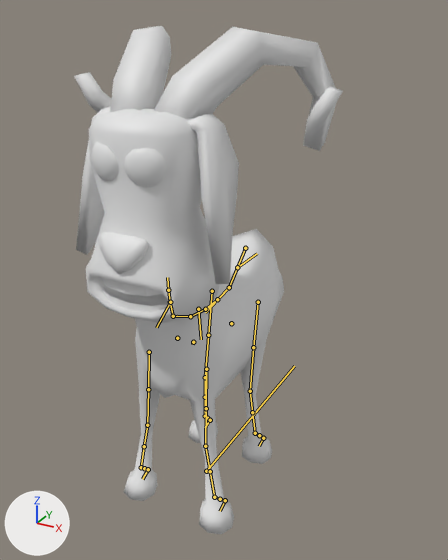
One commit to the FBX model Assets/Blender/rig.fbx: the scene before it, then after it.
Camera for both pictures: a 50 mm lens placed at (1.096, -1.838, 1.841), pointed at (0.083, 0.005, 0.92). Arrows for +X, +Y and +Z are at lower left; the lights stay in place. The bones that bend it are drawn over the model as lines. Materials are left out; every surface is plain grey.
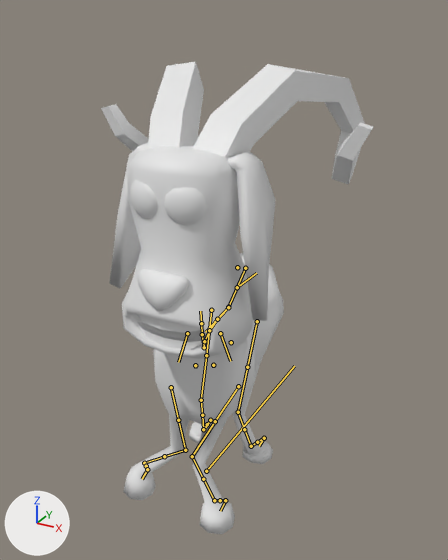
The newer file adds an action. The first version stands in its rest pose; the second is drawn at frame 21 of the action 'rig|Idel'.

Boxes (x1, y1, x2, y2) around the edits, measured in the pictures (448 x 560 px):
'Body', posed (18% narrower, 9% shorter): before (86, 109, 284, 534); after (122, 146, 284, 534)
'Cube.013', posed: before (74, 26, 343, 151); after (101, 62, 373, 185)
'Cube.016', posed: before (76, 107, 239, 284); after (109, 143, 275, 321)
'Sphere.002', posed: before (91, 142, 166, 188); after (130, 180, 206, 226)
bone 'DEF-spine.004', root to tip: before (245, 248) to (229, 287); after (245, 268) to (228, 307)
bone 'DEF-spine.006', root to tip: before (217, 299) to (205, 309); after (217, 319) to (209, 330)
bone 'DEF-spine.007', root to tip: before (205, 309) to (190, 316); after (209, 330) to (204, 341)
bone 'DEF-spine.008', root to tip: before (190, 316) to (173, 316); after (204, 341) to (204, 347)
bone 'DEF-spine.009', root to tip: before (173, 316) to (170, 302); after (204, 347) to (202, 334)
bone 'DEF-spine.011', root to tip: before (168, 290) to (167, 277); after (201, 323) to (200, 311)
bone 'torso', root to tip: before (237, 267) to (257, 253); after (237, 287) to (256, 273)
bone 'DEF-thigh.L', root to tip: before (258, 302) to (253, 347); after (257, 321) to (247, 367)
bone 'DEF-shin.L', root to tip: before (250, 391) to (252, 412); after (238, 412) to (244, 429)
bone 'DEF-foot.L', root to tip: before (255, 433) to (259, 435); after (251, 446) to (257, 442)
bone 'DEF-toe.L', root to tip: before (263, 438) to (259, 446); after (264, 438) to (259, 446)
bone 'DEF-thigh.R', root to tip: before (212, 291) to (208, 335); after (211, 310) to (206, 355)
bone 'DEF-shin.R', root to tip: before (205, 377) to (205, 397); after (201, 400) to (202, 415)
bone 'DEF-foot.R', root to tip: before (205, 416) to (207, 418); after (203, 429) to (207, 424)
bone 'MCH-spine.006', root to tip: before (217, 299) to (218, 298); after (217, 319) to (218, 318)
bone 'MCH-spine.007', root to tip: before (205, 309) to (207, 308); after (209, 330) to (210, 329)
bone 'MCH-spine.008', root to tip: before (190, 316) to (192, 315); after (204, 341) to (204, 340)
bone 'DEF-front_thigh.L', root to tip: before (206, 369) to (206, 408); after (238, 386) to (215, 421)
bone 'DEF-front_shin.L', root to tip: before (205, 446) to (210, 471); after (192, 456) to (203, 479)
bone 'DEF-front_shin.L.001', root to tip: before (210, 471) to (214, 497); after (203, 479) to (214, 500)
bone 'DEF-front_foot.L', root to tip: before (214, 497) to (220, 499); after (214, 500) to (220, 500)
bone 'DEF-front_foot.L.001', root to tip: before (220, 499) to (225, 500); after (220, 500) to (225, 500)
bone 'DEF-front_thigh.R', root to tip: before (149, 352) to (148, 389); after (171, 387) to (178, 420)
bone 'DEF-front_shin.R', root to tip: before (147, 425) to (144, 446); after (185, 450) to (164, 456)
bone 'DEF-front_shin.R.001', root to tip: before (144, 446) to (141, 467); after (164, 456) to (144, 463)
bone 'DEF-front_foot.R', root to tip: before (141, 467) to (144, 468); after (144, 463) to (146, 466)
bone 'DEF-front_foot.R.001', root to tip: before (144, 468) to (148, 469); after (146, 466) to (147, 469)
bone 'DEF-front_toe.R', root to tip: before (148, 469) to (142, 479); after (147, 469) to (142, 479)

The edits, one by one:
Bone 'DEF-spine.004' (bone_def_spine_004) moves from (0.0, 0.0, 0.0) to (0.0, 0.059, -0.069).
Bone 'DEF-spine.004' (bone_def_spine_004) turns from (0, 0, 0) to (1, 0, 0) degrees about its own x, y and z.
Bone 'DEF-spine.006' (bone_def_spine_006) turns from (0, 0, 0) to (-2, 0, 10) degrees about its own x, y and z.
Bone 'DEF-spine.007' (bone_def_spine_007) turns from (0, 0, 0) to (2, 1, -10) degrees about its own x, y and z.
Bone 'DEF-spine.008' (bone_def_spine_008) turns from (0, 0, 0) to (2, 4, -9) degrees about its own x, y and z.
Bone 'DEF-spine.009' (bone_def_spine_009) turns from (0, 0, 0) to (-4, -14, 5) degrees about its own x, y and z.
Bone 'DEF-spine.011' (bone_def_spine_011) turns from (0, 0, 0) to (-3, -15, 2) degrees about its own x, y and z.
Bone 'torso' (bone_torso) moves from (0.0, 0.0, 0.0) to (0.0, 0.0, -0.09).
Bone 'torso' (bone_torso) turns from (0, 0, 0) to (-1, 0, 0) degrees about its own x, y and z.
Bone 'DEF-thigh.L' (bone_def_thigh_l) turns from (0, 0, 0) to (-9, 0, 0) degrees about its own x, y and z.
Bone 'DEF-shin.L' (bone_def_shin_l) turns from (0, 0, 0) to (22, 0, 0) degrees about its own x, y and z.
Bone 'DEF-shin.L' (bone_def_shin_l) is rescaled from (1.0, 1.0, 1.0) to (1.0, 0.99, 1.01).
Bone 'DEF-foot.L' (bone_def_foot_l) turns from (0, 0, 0) to (26, 0, 0) degrees about its own x, y and z.
Bone 'DEF-foot.L' (bone_def_foot_l) is rescaled from (1.0, 1.0, 1.0) to (1.0, 0.99, 1.01).
Bone 'DEF-toe.L' (bone_def_toe_l) turns from (0, 0, 0) to (-36, -11, 3) degrees about its own x, y and z.
Bone 'DEF-thigh.R' (bone_def_thigh_r) turns from (0, 0, 0) to (-9, 0, 0) degrees about its own x, y and z.
Bone 'DEF-shin.R' (bone_def_shin_r) turns from (0, 0, 0) to (22, 0, 0) degrees about its own x, y and z.
Bone 'DEF-shin.R' (bone_def_shin_r) is rescaled from (1.0, 1.0, 1.0) to (1.0, 0.99, 1.01).
Bone 'DEF-foot.R' (bone_def_foot_r) turns from (0, 0, 0) to (26, 0, 0) degrees about its own x, y and z.
Bone 'DEF-foot.R' (bone_def_foot_r) is rescaled from (1.0, 1.0, 1.0) to (1.0, 0.99, 1.01).
Bone 'DEF-toe.R' (bone_def_toe_r) turns from (0, 0, 0) to (-36, 11, -3) degrees about its own x, y and z.
Bone 'MCH-spine.006' (bone_mch_spine_006) turns from (0, 0, 0) to (2, 0, 10) degrees about its own x, y and z.
Bone 'MCH-spine.007' (bone_mch_spine_007) turns from (0, 0, 0) to (2, 0, 10) degrees about its own x, y and z.
Bone 'MCH-spine.008' (bone_mch_spine_008) turns from (0, 0, 0) to (2, 0, 10) degrees about its own x, y and z.
Bone 'DEF-front_thigh.L' (bone_def_front_thigh_l) turns from (0, 0, 0) to (-39, -3, -8) degrees about its own x, y and z.
Bone 'DEF-front_thigh.L' (bone_def_front_thigh_l) is rescaled from (1.0, 1.0, 1.0) to (1.01, 0.98, 1.01).
Bone 'DEF-front_shin.L' (bone_def_front_shin_l) turns from (0, 0, 0) to (48, 1, 0) degrees about its own x, y and z.
Bone 'DEF-front_shin.L' (bone_def_front_shin_l) is rescaled from (1.0, 1.0, 1.0) to (1.0, 0.97, 1.02).
Bone 'DEF-front_shin.L.001' (bone_def_front_shin_l_001) turns from (0, 0, 0) to (0, 13, 0) degrees about its own x, y and z.
Bone 'DEF-front_foot.L' (bone_def_front_foot_l) turns from (0, 0, 0) to (4, 11, -3) degrees about its own x, y and z.
Bone 'DEF-front_foot.L' (bone_def_front_foot_l) is rescaled from (1.0, 1.0, 1.0) to (1.0, 1.01, 0.99).
Bone 'DEF-front_foot.L.001' (bone_def_front_foot_l_001) turns from (0, 0, 0) to (0, 4, 0) degrees about its own x, y and z.
Bone 'DEF-front_toe.L' (bone_def_front_toe_l) turns from (0, 0, 0) to (-9, -1, -3) degrees about its own x, y and z.
Bone 'DEF-front_thigh.R' (bone_def_front_thigh_r) turns from (0, 0, 0) to (-8, 0, -7) degrees about its own x, y and z.
Bone 'DEF-front_thigh.R' (bone_def_front_thigh_r) is rescaled from (1.0, 1.0, 1.0) to (1.01, 0.98, 1.01).
Bone 'DEF-front_shin.R' (bone_def_front_shin_r) turns from (0, 0, 0) to (54, 1, 0) degrees about its own x, y and z.
Bone 'DEF-front_shin.R' (bone_def_front_shin_r) is rescaled from (1.0, 1.0, 1.0) to (1.0, 0.96, 1.03).
Bone 'DEF-front_shin.R.001' (bone_def_front_shin_r_001) turns from (0, 0, 0) to (0, 30, 0) degrees about its own x, y and z.
Bone 'DEF-front_foot.R' (bone_def_front_foot_r) turns from (0, 0, 0) to (-35, 11, -21) degrees about its own x, y and z.
Bone 'DEF-front_foot.R' (bone_def_front_foot_r) is rescaled from (1.0, 1.0, 1.0) to (1.01, 1.0, 0.99).
Bone 'DEF-front_foot.R.001' (bone_def_front_foot_r_001) turns from (0, 0, 0) to (0, -15, 0) degrees about its own x, y and z.
Bone 'DEF-front_toe.R' (bone_def_front_toe_r) turns from (0, 0, 0) to (-13, 8, -31) degrees about its own x, y and z.
